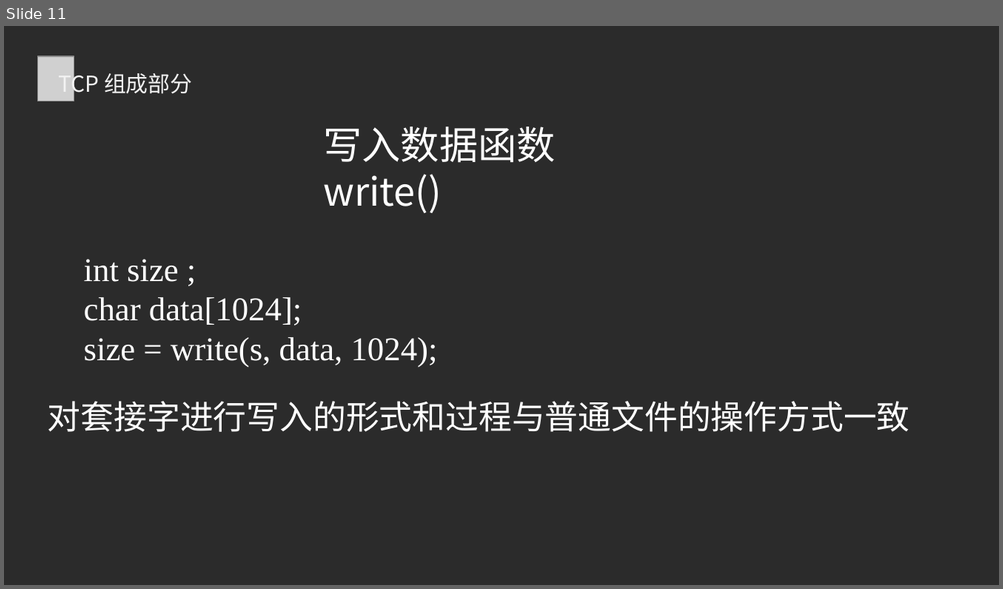
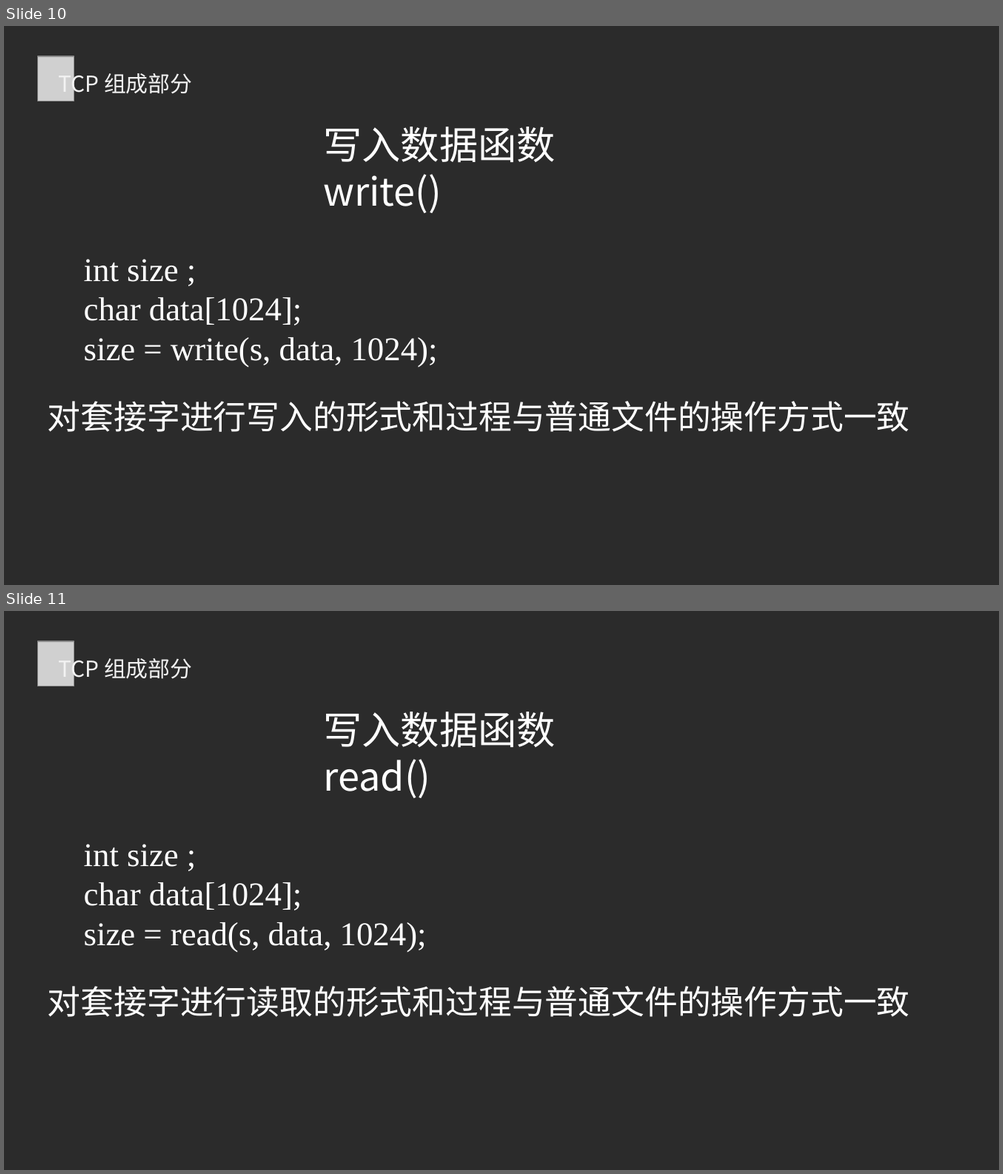
Before and after one commit to QFP-ZJT/QFP-ZJT.github.io, a slide deck: download/TCP实现点对点通讯.pptx. Shown one above the other, each under a label of ours: slide 11 before the commit, slides 10 and 11 after it. The pictures are 1003x589 and 1003x1174 pixels, drawn with LibreOffice and Linux fonts; fonts in the diff are those of the drawing; grey boxes stand for pictures; background and template pictures are left out; a plain dark background stands for a picture behind light text. Boxes give left, top, right and bottom in pixels: in the first picture for what was removed or moved away, otherwise in the second. Text is boxed around its words. In the diff, an @@ line names an element or a change of style, - is before the commit and + after.

```diff
--- a/download/TCP实现点对点通讯.pptx
+++ b/download/TCP实现点对点通讯.pptx
@@ slide 11 added at bbox=[4, 611, 999, 1170], background picture (left out) @@
@@ picture added at bbox=[38, 641, 74, 686] @@
@@ text added at bbox=[59, 655, 192, 683], 16 pt, text #F2F2F2 @@
+TCP 组成部分
@@ text added at bbox=[323, 712, 555, 798], 28 pt, text #FFFFFF @@
+写入数据函数read()
@@ text added at bbox=[84, 844, 427, 952], 24 pt, text #FFFFFF @@
+int size ;
+char data[1024];
+size = read(s, data, 1024);
@@ text added at bbox=[48, 986, 910, 1017], 24 pt, text #FFFFFF @@
+对套接字进行读取的形式和过程与普通文件的操作方式一致
@@ what was slide 11 is now slide 10 @@
```
Also in this commit, not shown: 2 slides changed, 1 slide removed, 1 other file.
